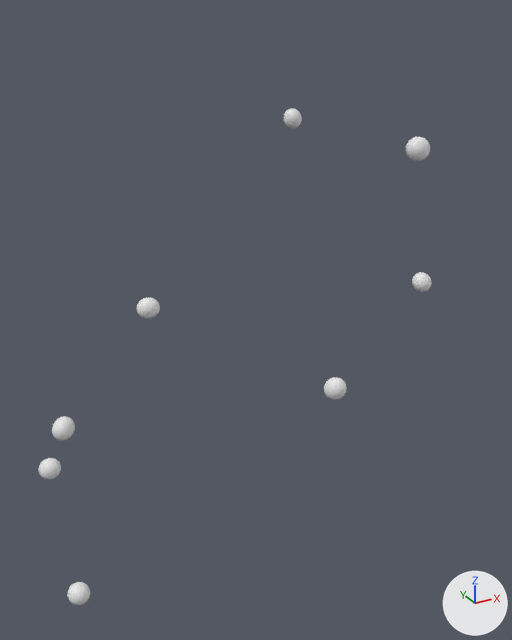
A saved change to the OBJ model data/chains/chain_02/chain.obj.
Rendered twice from a camera (50 mm lens) standing at (-0.59, -2.84, 2.82) and looking at (0.89, -0.15, 1.47). The lights are fixed; the arrows at lower right show +X, +Y and +Z. The older version comes first. Where no turn or scale is listed for an object, it has been applied to the vertices.

The first picture shows 'chain'.
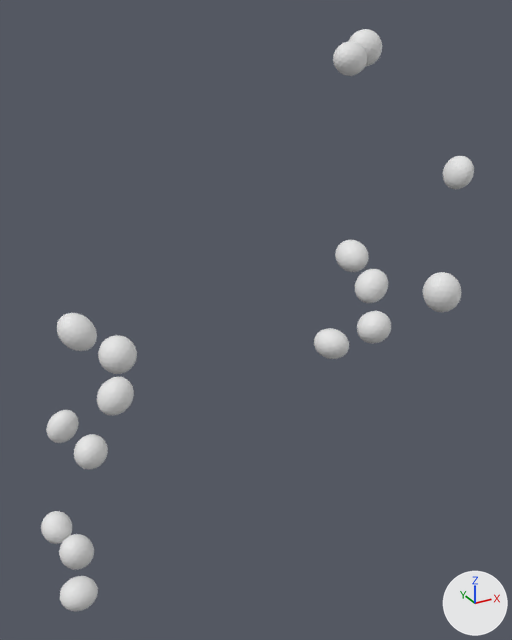
Changed parts and their boxes (x1, y1, x2, y2) in the pictures (512 x 640 px; the box of a moved part takes in the faces that stretch with it):
'chain', reshaped (10% wider, 17% taller)
    before: (38, 108, 432, 605)
    after: (41, 29, 474, 611)
part 1 of me_chain, moved or reshaped
    before: (67, 582, 90, 605)
    after: (60, 576, 98, 611)
part 2 of me_chain, moved or reshaped
    before: (38, 458, 61, 479)
    after: (41, 511, 72, 544)
part 3 of me_chain, moved or reshaped
    before: (324, 377, 347, 400)
    after: (59, 534, 94, 570)
part 4 of me_chain, moved or reshaped
    before: (52, 416, 75, 441)
    after: (46, 410, 79, 443)
part 5 of me_chain, moved or reshaped
    before: (136, 298, 160, 319)
    after: (74, 434, 108, 469)
part 6 of me_chain, moved or reshaped
    before: (412, 272, 432, 292)
    after: (57, 313, 97, 351)
part 7 of me_chain, moved or reshaped
    before: (406, 137, 430, 161)
    after: (98, 335, 137, 374)
part 8 of me_chain, moved or reshaped
    before: (284, 108, 302, 129)
    after: (97, 377, 134, 416)
part 9 of me_chain, added
    after: (314, 328, 349, 359)
part 10 of me_chain, added
    after: (357, 311, 391, 344)
part 11 of me_chain, added
    after: (355, 269, 388, 303)
part 12 of me_chain, added
    after: (423, 272, 461, 312)
part 13 of me_chain, added
    after: (335, 240, 369, 272)
part 14 of me_chain, added
    after: (443, 156, 474, 189)
part 15 of me_chain, added
    after: (333, 41, 367, 76)
part 16 of me_chain, added
    after: (349, 29, 382, 67)

What changed in the scene script:
```text
Change me_chain:
    remove me_chain.from_pydata(...)  # 1296 vertices, 2560 faces; spans x -0.15..1.53, y -0.68..0.57, z 0.1..2.34
    add me_chain.from_pydata(...)  # 2592 vertices, 5120 faces; spans x -0.18..1.9, y -0.91..0.19, z 0.08..2.73
    me_chain part 1: the loose piece of 162 vertices spanning x -0.12..-0.01, y -0.11..0.0, z 0.1..0.21 is multiplied about its middle by the matrix ((0.822, -0.935, 0.872), (1.262, 0.761, -0.374), (-0.207, 0.926, 1.188))
    me_chain part 2: the loose piece of 162 vertices spanning x -0.15..-0.05, y 0.01..0.11, z 0.79..0.89 is multiplied about its middle by the matrix ((-0.274, -1.473, -0.063), (-1.47, 0.278, -0.11), (0.12, 0.042, -1.495)), then moved by (-0.01, 0.0, -0.34)
    me_chain part 3: the loose piece of 162 vertices spanning x 0.97..1.06, y -0.68..-0.58, z 1.25..1.36 is turned 172 degrees about the x axis through its middle and scaled by 1.72, then moved by (-1.07, 0.54, -0.86)
    me_chain part 4: the loose piece of 162 vertices spanning x -0.1..0.01, y -0.14..-0.04, z 1.08..1.18 is multiplied about its middle by the matrix ((0.326, -1.465, -0.149), (-0.465, -0.084, -1.12), (1.444, -0.054, -0.627)), then moved by (0.04, 0.21, -0.12)
    me_chain part 5: the loose piece of 162 vertices spanning x 0.34..0.44, y -0.11..-0.02, z 1.56..1.65 is multiplied about its middle by the matrix ((-1.164, -0.503, 0.892), (0.899, -1.147, 0.526), (0.489, 0.913, 1.153)), then moved by (-0.35, -0.1, -0.58)
    me_chain part 6: the loose piece of 162 vertices spanning x 1.43..1.52, y -0.65..-0.56, z 1.67..1.75 is multiplied about its middle by the matrix ((-0.388, 0.152, 1.781), (-1.588, 0.071, -0.756), (-0.139, -1.971, -0.062)), then moved by (-1.42, 0.52, -0.14)
    me_chain part 7: the loose piece of 162 vertices spanning x 1.37..1.48, y -0.61..-0.52, z 2.24..2.34 is multiplied about its middle by the matrix ((0.423, 0.078, -1.353), (1.109, -0.836, 0.299), (-0.78, -1.145, -0.31)), then moved by (-1.33, 0.02, -0.64)
    me_chain part 8: the loose piece of 162 vertices spanning x 1.44..1.53, y 0.47..0.57, z 2.22..2.33 is multiplied about its middle by the matrix ((-1.576, 0.859, -0.351), (0.208, -0.097, -1.565), (-1.16, -1.422, -0.146)), then moved by (-1.25, -0.48, -1.13)
    me_chain part 9: the loose piece of 162 vertices spanning x 0.97..1.06, y -0.68..-0.58, z 1.25..1.36 is copied, and the copy is multiplied about its middle by the matrix ((0.931, -0.239, -1.124), (-1.152, -1.126, -0.512), (-0.636, 1.04, -0.472)), then moved by (-0.01, 0.03, 0.21); it spans x 0.93..1.08, y -0.68..-0.53, z 1.45..1.58
    me_chain part 10: the loose piece of 162 vertices spanning x 1.43..1.52, y -0.65..-0.56, z 1.67..1.75 is copied, and the copy is multiplied about its middle by the matrix ((-1.384, -1.149, -0.071), (-1.124, 1.325, 0.471), (-0.249, 0.406, -1.736)), then moved by (-0.23, 0.03, -0.18); it spans x 1.17..1.33, y -0.65..-0.5, z 1.45..1.6
    me_chain part 11: the loose piece of 162 vertices spanning x 1.43..1.52, y -0.65..-0.56, z 1.67..1.75 is copied, and the copy is multiplied about its middle by the matrix ((1.264, 1.15, -0.499), (0.929, -0.384, 1.469), (0.841, -1.304, -0.872)), then moved by (-0.13, 0.18, -0.06); it spans x 1.26..1.42, y -0.49..-0.35, z 1.58..1.73
    me_chain part 12: the loose piece of 162 vertices spanning x 1.43..1.52, y -0.65..-0.56, z 1.67..1.75 is copied, and the copy is multiplied about its middle by the matrix ((0.431, -1.78, -0.519), (-1.533, -0.596, 0.274), (-0.607, 0.777, -1.866)), then moved by (-0.1, -0.23, 0.05); it spans x 1.3..1.46, y -0.91..-0.76, z 1.67..1.84
    me_chain part 13: the loose piece of 162 vertices spanning x 1.43..1.52, y -0.65..-0.56, z 1.67..1.75 is copied, and the copy is multiplied about its middle by the matrix ((-0.672, 0.496, -1.651), (-1.691, -0.535, 0.528), (-0.336, 1.7, 0.647)), then moved by (-0.08, 0.42, 0.01); it spans x 1.32..1.47, y -0.27..-0.1, z 1.64..1.79
    me_chain part 14: the loose piece of 162 vertices spanning x 1.37..1.48, y -0.61..-0.52, z 2.24..2.34 is copied, and the copy is multiplied about its middle by the matrix ((1.187, 0.075, 0.328), (-0.069, 1.635, -0.177), (-0.146, 0.158, 1.529)), then moved by (0.41, 0.17, -0.17); it spans x 1.77..1.9, y -0.47..-0.31, z 2.04..2.19
    me_chain part 15: the loose piece of 162 vertices spanning x 1.37..1.48, y -0.61..-0.52, z 2.24..2.34 is copied, and the copy is multiplied about its middle by the matrix ((-1.458, 0.261, -0.235), (-0.348, -0.949, 1.108), (0.044, 1.132, 0.984)), then moved by (-0.07, 0.4, 0.33); it spans x 1.27..1.43, y -0.23..-0.09, z 2.55..2.69
    me_chain part 16: the loose piece of 162 vertices spanning x 1.44..1.53, y 0.47..0.57, z 2.22..2.33 is copied, and the copy is multiplied about its middle by the matrix ((-0.152, -1.552, -0.312), (-1.322, 0.297, -0.833), (0.871, 0.179, -1.318)), then moved by (0.04, -0.54, 0.38); it spans x 1.45..1.61, y -0.1..0.06, z 2.57..2.73
```
